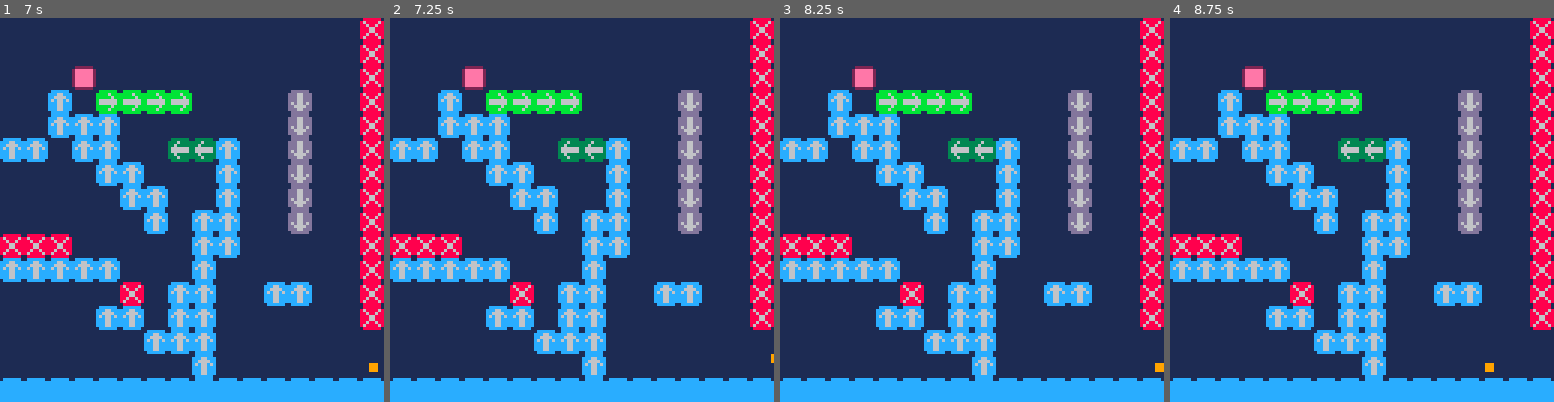
Above: before the commit, frames 1-4 (left to right).
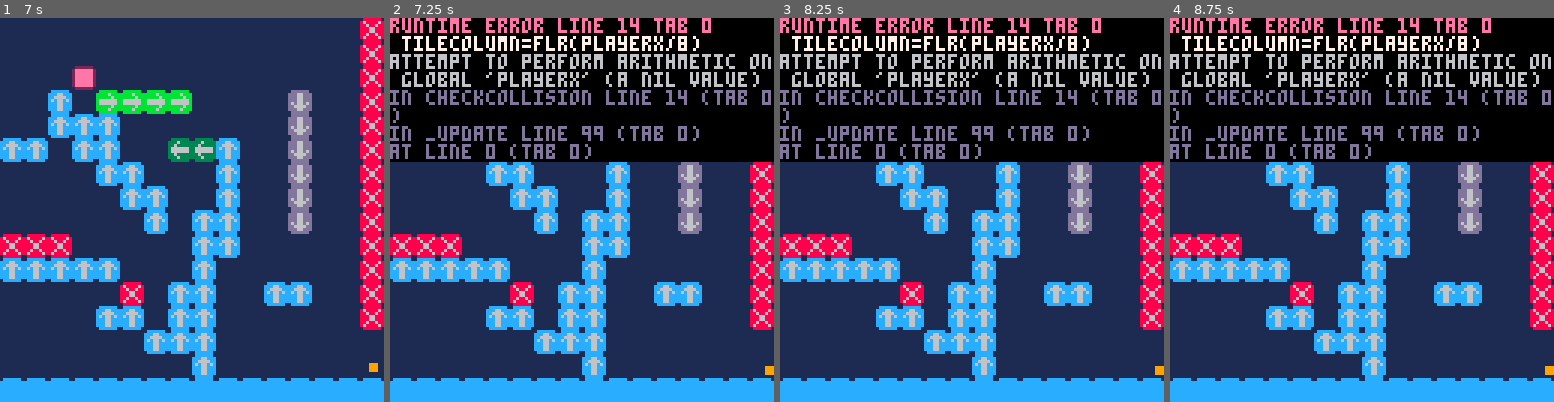
Above: after the commit, the same moments.

Repository: HeroHunterIguess/pico8-projects
Game: PICO-8 cartridge wip/movementcontroller/movementController b3.p8
The game is run twice, just before and just after one commit, with the same random seed, the same clock (stepped at 60 frames per second) and the same inputs.
Inputs:
- Up to frame 1 (7 s): hold Right 1.6-2.1 s; hold Right 2.47-3.03 s; hold Left 3.08-3.58 s; hold Right 4.02-4.68 s; hold Left 5.08-5.68 s; hold Right 6.08-6.58 s; hold Right from 6.63 s (still down)
- Up to frame 2 (7.25 s): release Right at 7.13 s
- Up to frame 3 (8.25 s): hold Right 7.5-8.07 s; hold Left from 8.12 s (still down)
- Up to frame 4 (8.75 s): release Left at 8.62 s

Frame 1 is identical in both runs. In frame 2, 37% of the frame differs, in the area x 0-100%, y 0-93%; in frame 3, 37%; in frame 4, 37%.
Error after the commit: runtime error line 14 tab 0; tilecolumn=flr(playerx/8); attempt to perform arithmetic on global 'playerx' (a nil value)

Commit message:
fix player movement limits

Diff:
--- a/wip/movementcontroller/movementController b3.p8
+++ b/wip/movementcontroller/movementController b3.p8
@@ -89,16 +89,11 @@
  end
 
  --keeping playerx in bounds
- --fix this limit to work for
- --all different levels !!
- minx=currentlevel
- maxx=(currentlevel+1)*128
-
- if playerx<minx then
+ if playerx<2 then
   playerx=minx
   xvelocity*=0.01
  end
- if playerx>maxx then
+ if playerx>126 then
   playerx=maxx
   xvelocity*=0.01
  end
